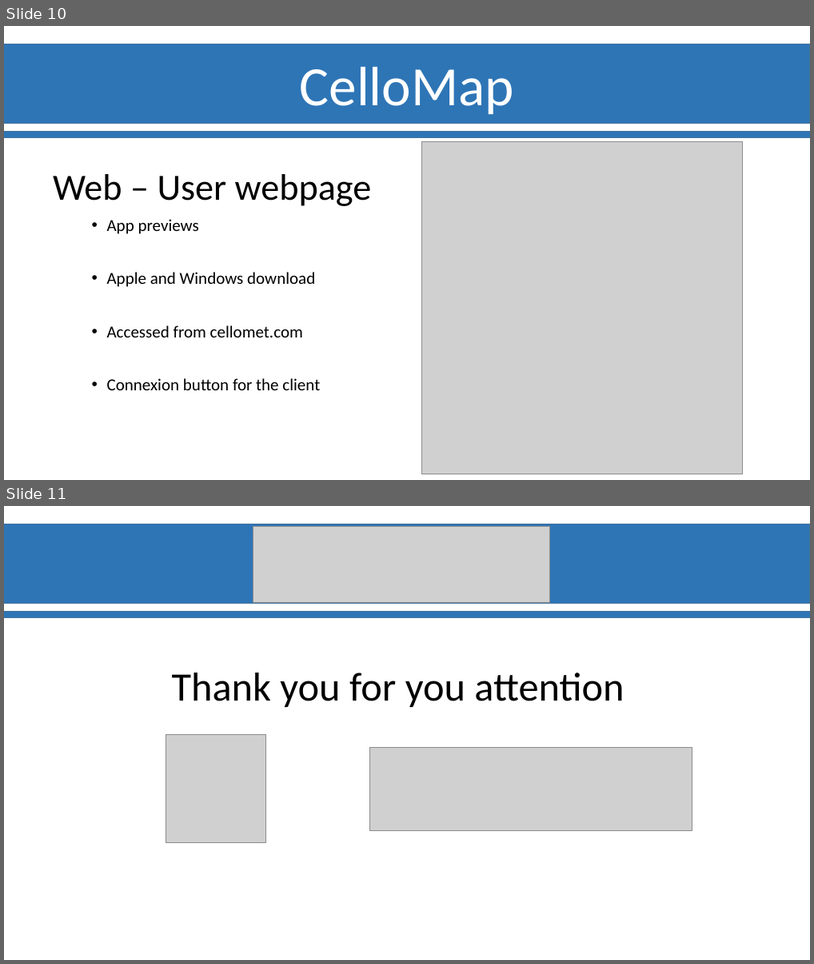
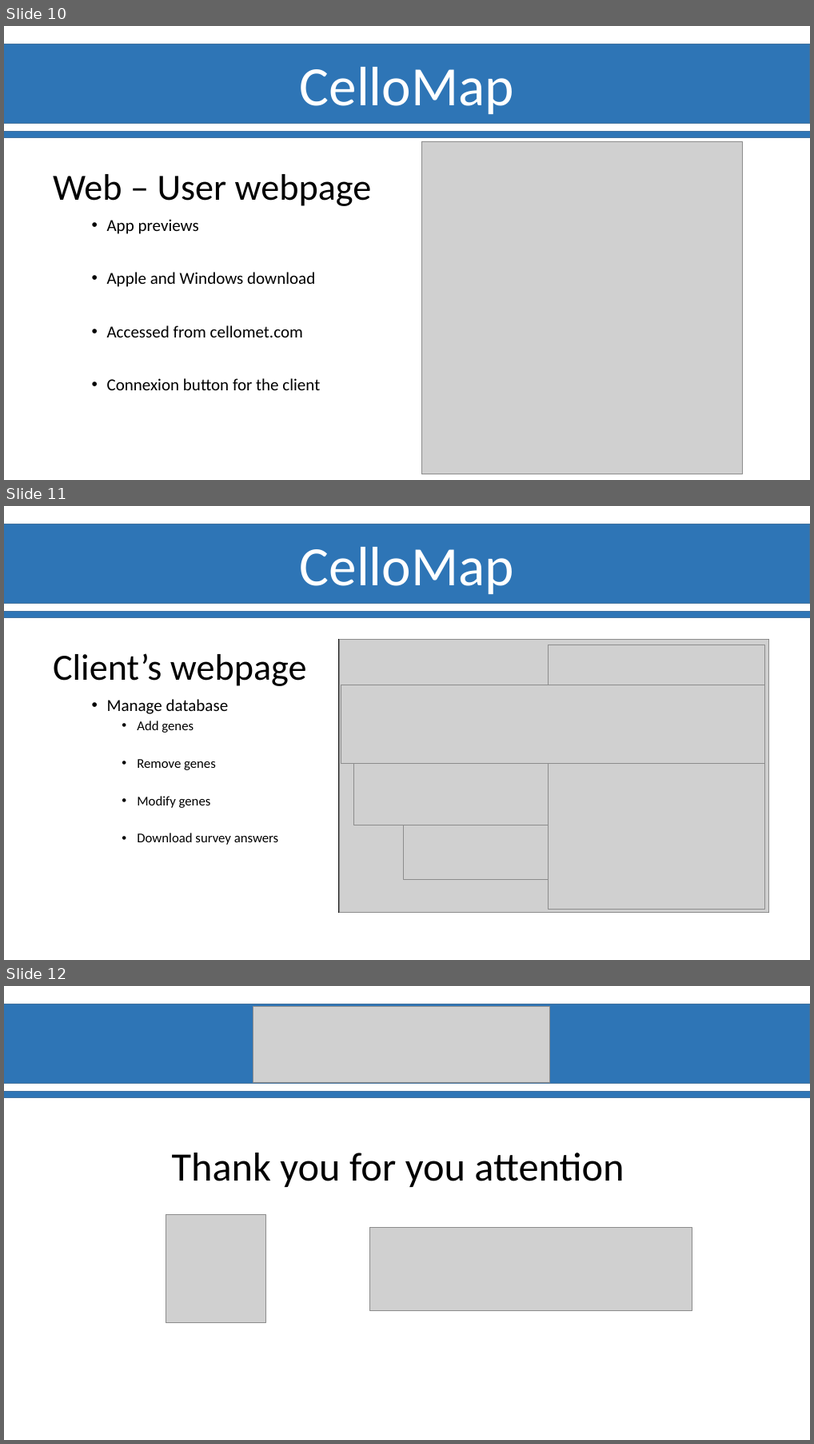
Before and after one commit to Ylefol/projet-INSERM_V5, a slide deck: Slides/Diapos_Suivit_projet.pptx. Shown one above the other, each under a label of ours: slides 10 and 11 before the commit, slides 10, 11 and 12 after it. The pictures are 814x964 and 814x1444 pixels, drawn with LibreOffice and Linux fonts; fonts in the diff are those of the drawing; grey boxes stand for pictures; background and template pictures are left out. Boxes give left, top, right and bottom in pixels: in the first picture for what was removed or moved away, otherwise in the second. Text is boxed around its words. In the diff, an @@ line names an element or a change of style, - is before the commit and + after.

Commit message:
Small fix to 'suivit projet'

```diff
--- a/Slides/Diapos_Suivit_projet.pptx
+++ b/Slides/Diapos_Suivit_projet.pptx
@@ slide 11 added at (4, 506, 810, 960), background #FFFFFF; not listed: 3 template elements that a slide beside it also shows @@
@@ rectangle added at (338, 639, 770, 912), fill #D0CECE, outline #000000 1 pt @@
@@ picture added at (339, 640, 770, 912) @@
@@ picture added at (549, 645, 765, 909) @@
@@ text added at (53, 653, 307, 686), 44 pt, text #000000 @@
+Client’s webpage
@@ picture added at (342, 685, 765, 763) @@
@@ picture added at (365, 687, 754, 763) @@
@@ picture added at (403, 693, 730, 880) @@
@@ text added at (107, 699, 279, 844), 16 pt, text #000000 @@
+• Manage database
+  • Add genes
+  • Remove genes
+  • Modify genes
+  • Download survey answers
@@ picture added at (354, 701, 765, 825) @@
@@ page number added at (13, 930, 47, 954), 25 pt, text #FFFFFF @@
+10
@@ what was slide 11 is now slide 12 @@
```
